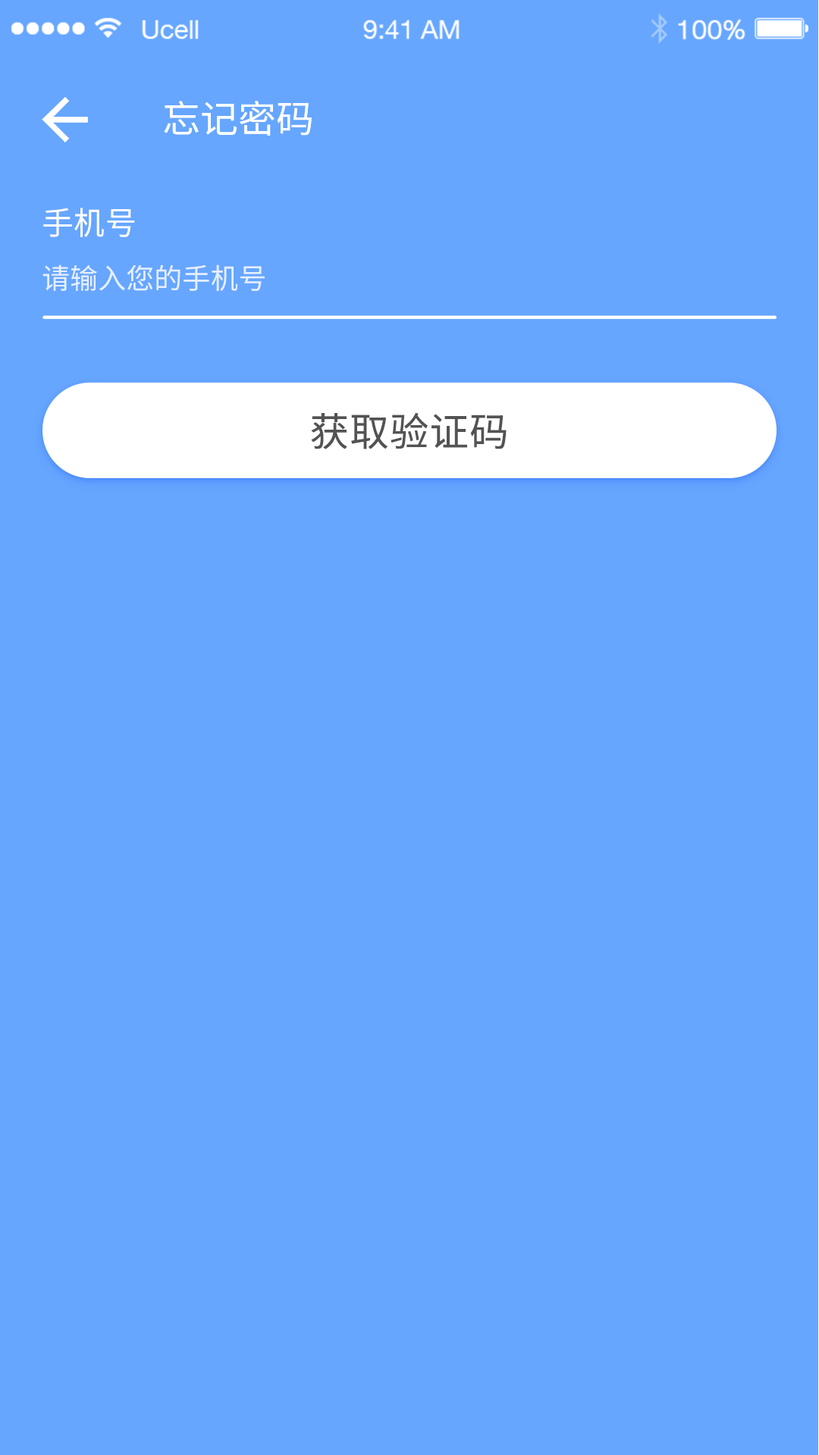
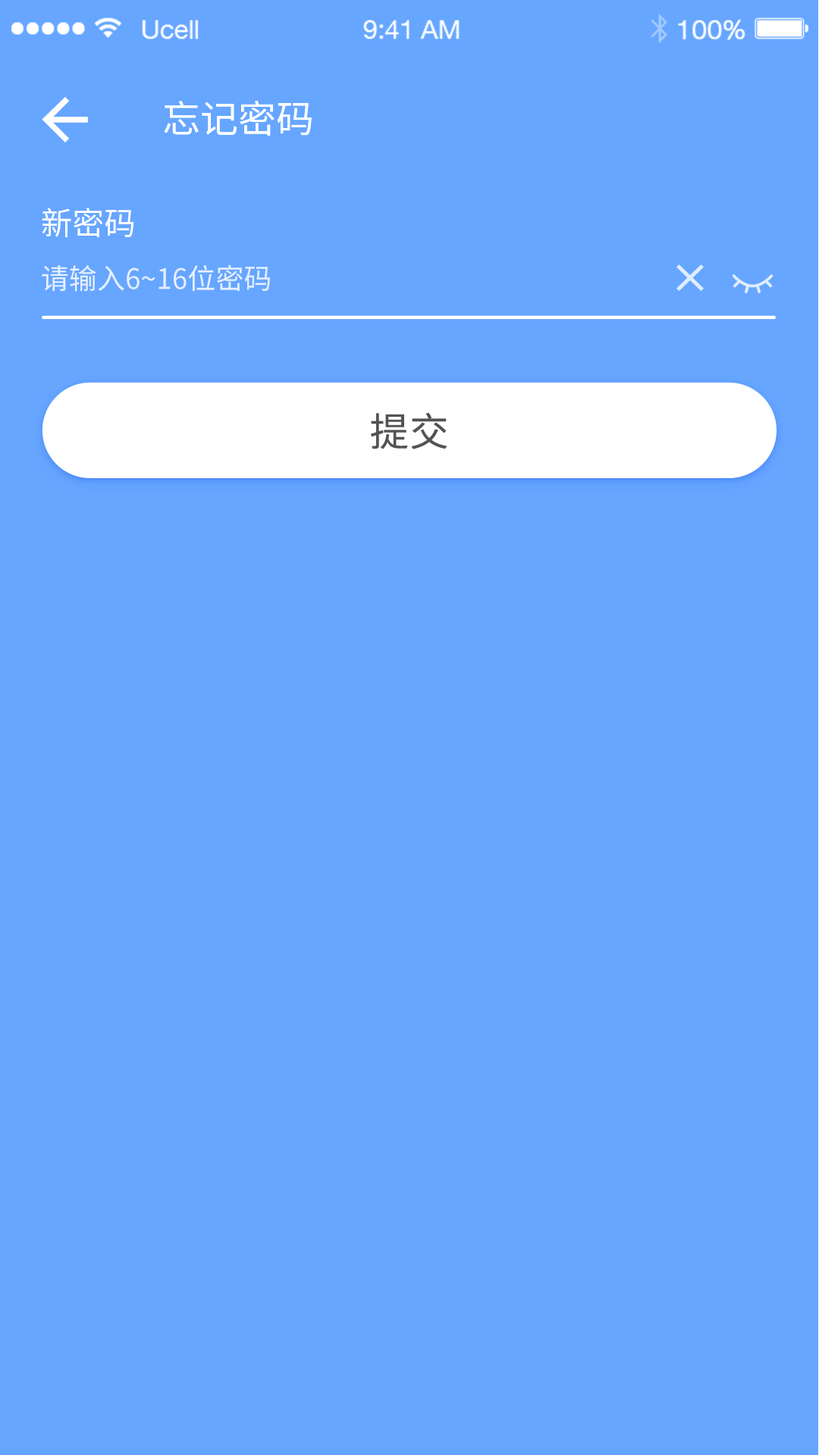
Two versions of the same layered image (819 × 1455). Layer-by-layer changes:
hid group "输入手机号" (14 layers) over (41, 207, 777, 479)
painted on "手机号" over (43, 207, 135, 238)
painted on "请输入您的手机号" over (42, 264, 238, 292)
painted on "line 拷贝 2" (1st of 3, in "画板 1" › "输入手机号" › "Forms") over (42, 315, 777, 320)
painted on "获取验证码" (2nd of 2, in "画板 1" › "输入手机号" › "Login Button") over (310, 413, 507, 450)
painted on "圆角矩形 1" (2nd of 4, in "画板 1" › "输入手机号" › "Login Button") over (41, 382, 765, 479)
showed group "创建新密码" (10 layers) over (41, 207, 777, 479)
painted on "请输入6~16位密码" over (70, 264, 270, 292)
added layer "关闭 拷贝 2" (80%) in group "创建新密码" over (676, 264, 704, 292)
painted on "line 拷贝 2" (3rd of 3, in "画板 1" › "创建新密码") over (41, 315, 776, 320)
painted on "提交" over (370, 413, 448, 450)
painted on "圆角矩形 1" (4th of 4, in "画板 1" › "创建新密码" › "Login Button") over (41, 382, 765, 479)
